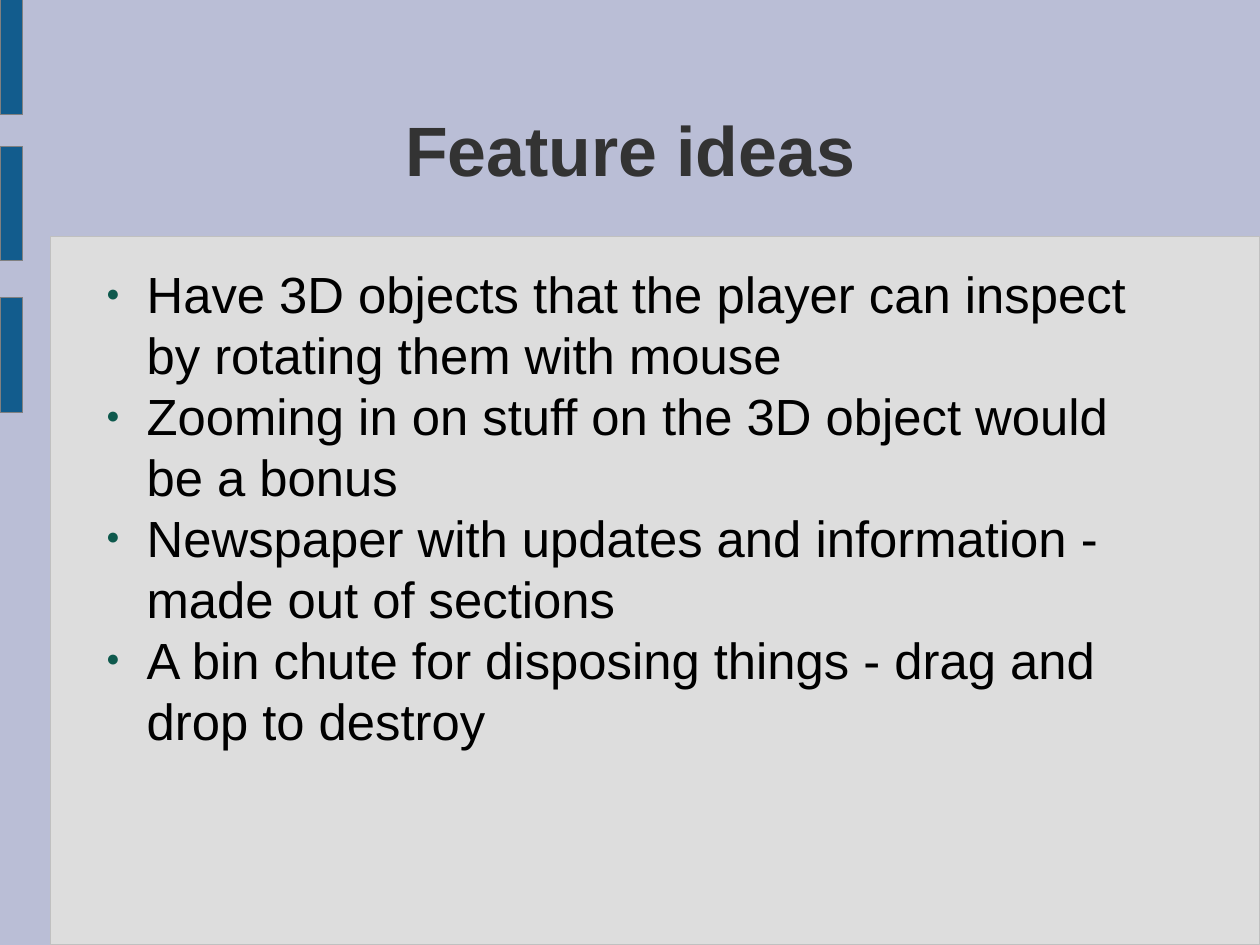
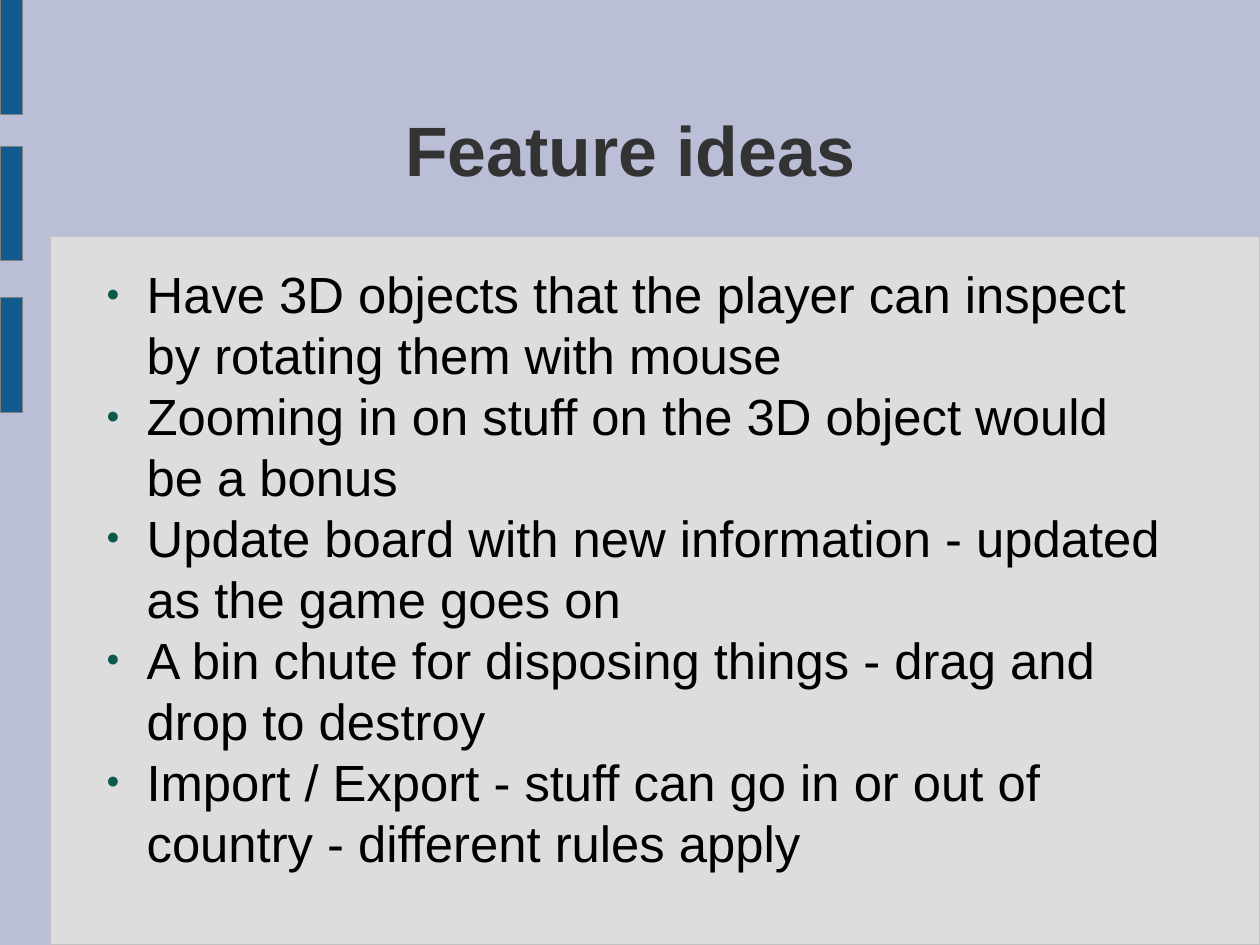
Before and after one commit to ktosox/JingleGameJam2024, a slide deck: slide 6 of GDD.odp. Drawn at 1260x945 pixels with LibreOffice and Linux fonts; fonts in the diff are those of the drawing. Boxes give left, top, right and bottom in pixels: in the first picture for what was removed or moved away, otherwise in the second. Text is boxed around its words. In the diff, an @@ line names an element or a change of style, - is before the commit and + after.

```diff
--- a/GDD.odp
+++ b/GDD.odp
@@ text at box(147, 520, 1160, 628): text changed @@
-● Newspaper with updates and information - made out of sections
+● Update board with new information - updated as the game goes on
@@ text at box(147, 764, 1040, 872): paragraph added @@
+● Import / Export - stuff can go in or out of country - different rules apply
```
Also in this commit, not shown: 3 other slides changed.
